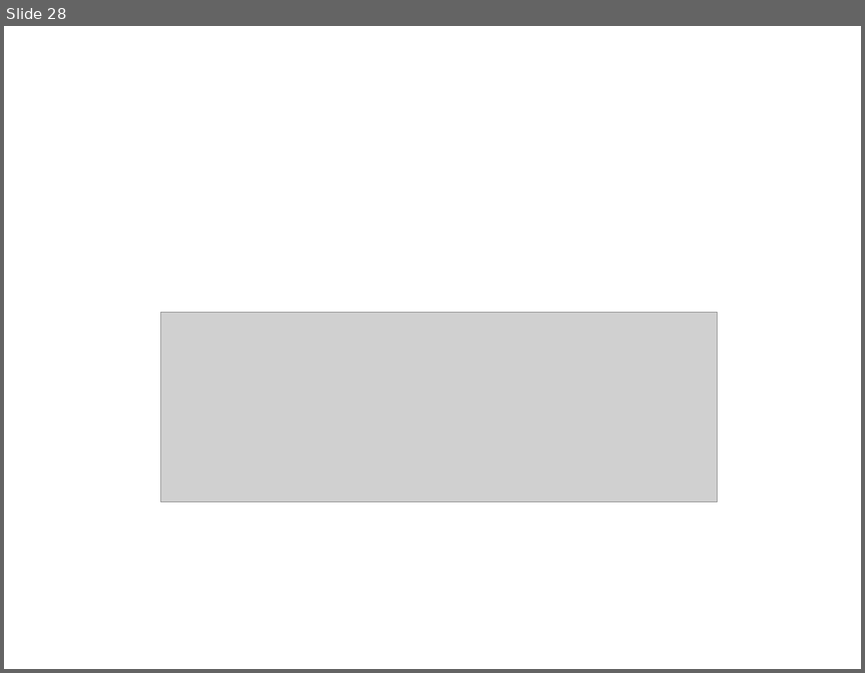
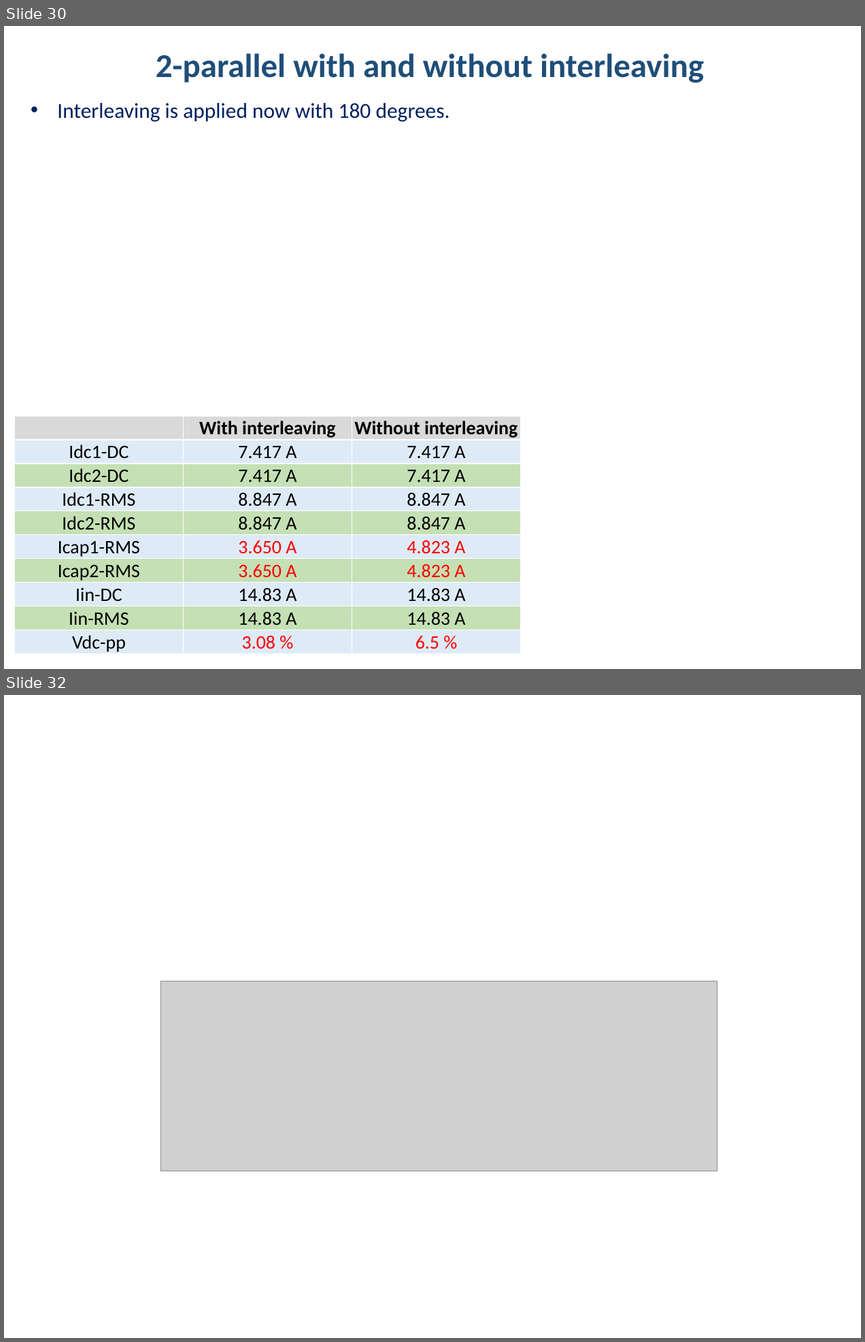
Before and after one commit to hakanpolat/IMMD, a slide deck: Simulation/dcbusmodelwrapup/immd_dcbusmodelwrapup.pptx. Shown one above the other, each under a label of ours: slide 28 before the commit, slides 30 and 32 after it; the slides between them are not shown. The pictures are 865x673 and 865x1342 pixels, drawn with LibreOffice and Linux fonts; fonts in the diff are those of the drawing; grey boxes stand for pictures. Boxes give left, top, right and bottom in pixels: in the first picture for what was removed or moved away, otherwise in the second. Text is boxed around its words. In the diff, an @@ line names an element or a change of style, - is before the commit and + after.

Commit message:
Paralel bağlı 2-modül, with and without interleaving'e başlandı (simplest model).

```diff
--- a/Simulation/dcbusmodelwrapup/immd_dcbusmodelwrapup.pptx
+++ b/Simulation/dcbusmodelwrapup/immd_dcbusmodelwrapup.pptx
@@ slide 30 added at <box>4,26,861,669</box>, background #FFFFFF @@
@@ text added at <box>156,53,704,83</box>, 28 pt, text #1F4E79, bold @@
+2-parallel with and without interleaving
@@ text added at <box>57,103,450,122</box>, 18 pt, text #002060 @@
+• Interleaving is applied now with 180 degrees.
@@ table added at <box>14,416,521,654</box>, 10 rows, 3 columns @@
+ | With interleaving | Without interleaving
+Idc1-DC | 7.417 A | 7.417 A
+Idc2-DC | 7.417 A | 7.417 A
+Idc1-RMS | 8.847 A | 8.847 A
+Idc2-RMS | 8.847 A | 8.847 A
+Icap1-RMS | 3.650 A | 4.823 A
+Icap2-RMS | 3.650 A | 4.823 A
+Iin-DC | 14.83 A | 14.83 A
+Iin-RMS | 14.83 A | 14.83 A
+Vdc-pp | 3.08 % | 6.5 %
@@ what was slide 28 is now slide 32 @@
```
Also in this commit, not shown: 2 slides changed, 4 other slides added, 1 slide removed, 5 other files.
